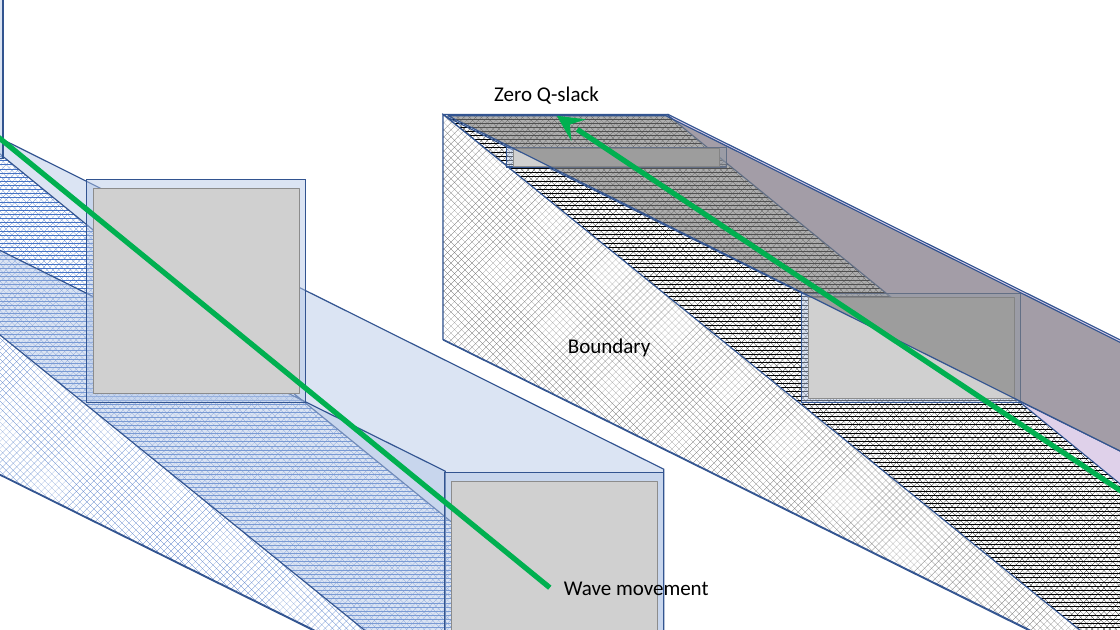
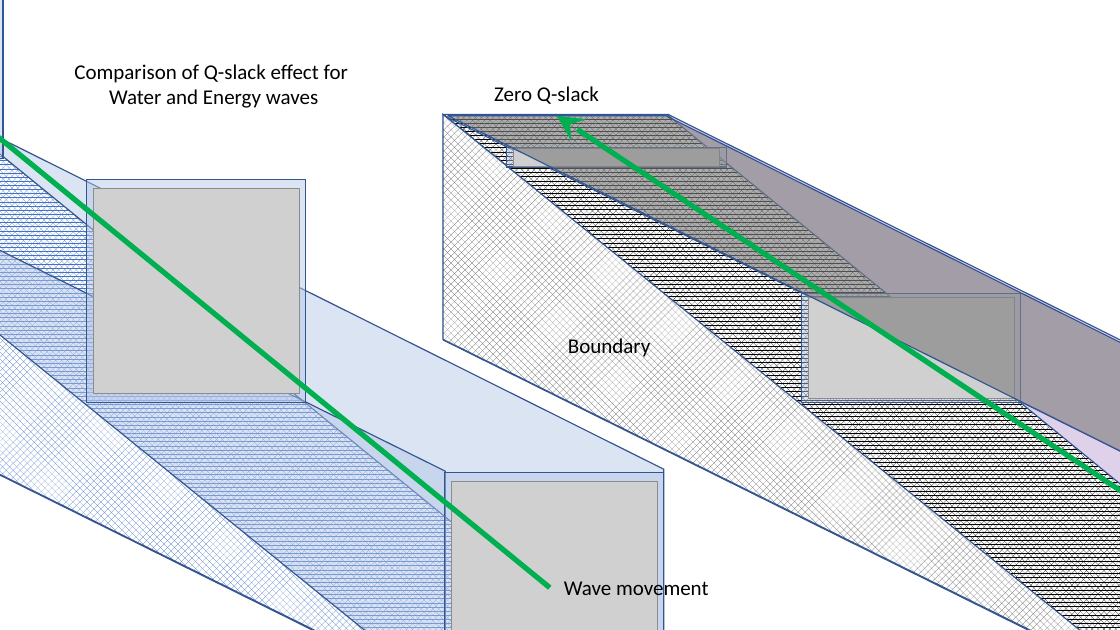
Before and after one commit to Don-Lawn/The-Causal-Domain, a slide deck: slide 14 of docs/figures/new diagrams 3.pptx (slide 13 before the commit). Drawn at 1120x630 pixels with LibreOffice and Linux fonts; fonts in the diff are those of the drawing; grey boxes stand for pictures; background and template pictures are left out. Boxes give left, top, right and bottom in pixels: in the first picture for what was removed or moved away, otherwise in the second. Text is boxed around its words. In the diff, an @@ line names an element or a change of style, - is before the commit and + after.

```diff
--- a/docs/figures/new diagrams 3.pptx
+++ b/docs/figures/new diagrams 3.pptx
@@ text added at (74,64,348,108), 18 pt, text #000000 @@
+Comparison of Q-slack effect for
+Water and Energy waves
```
Also in this commit, not shown: 1 other slide changed, 5 slides added, 5 slides removed, 8 other files.
